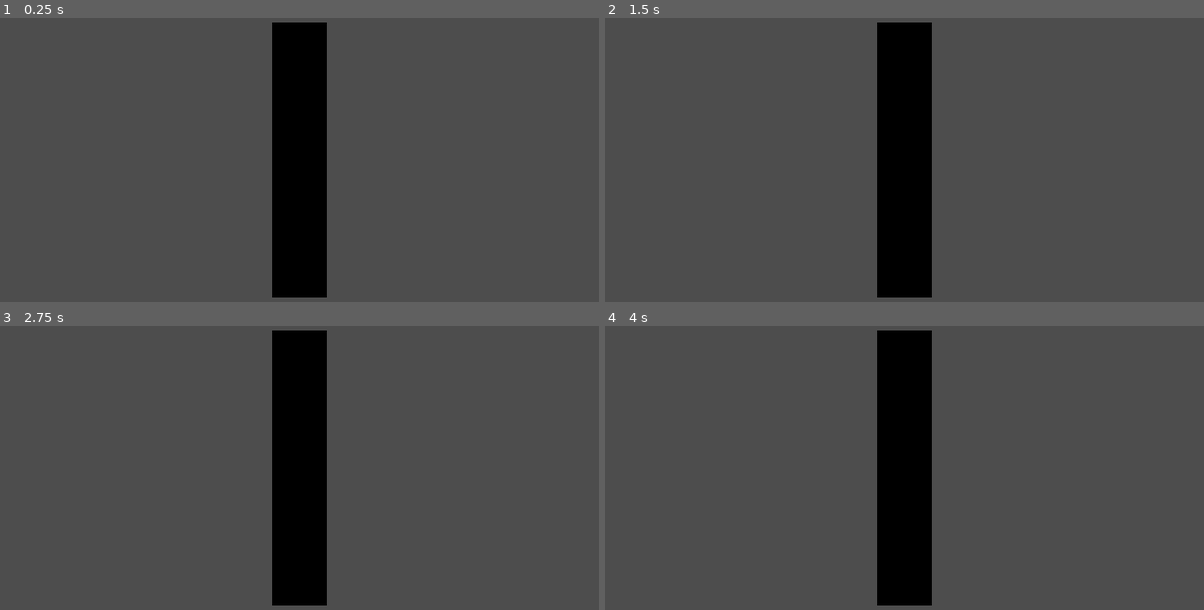
Above: before the commit, frames 1-4 (two rows, left to right).
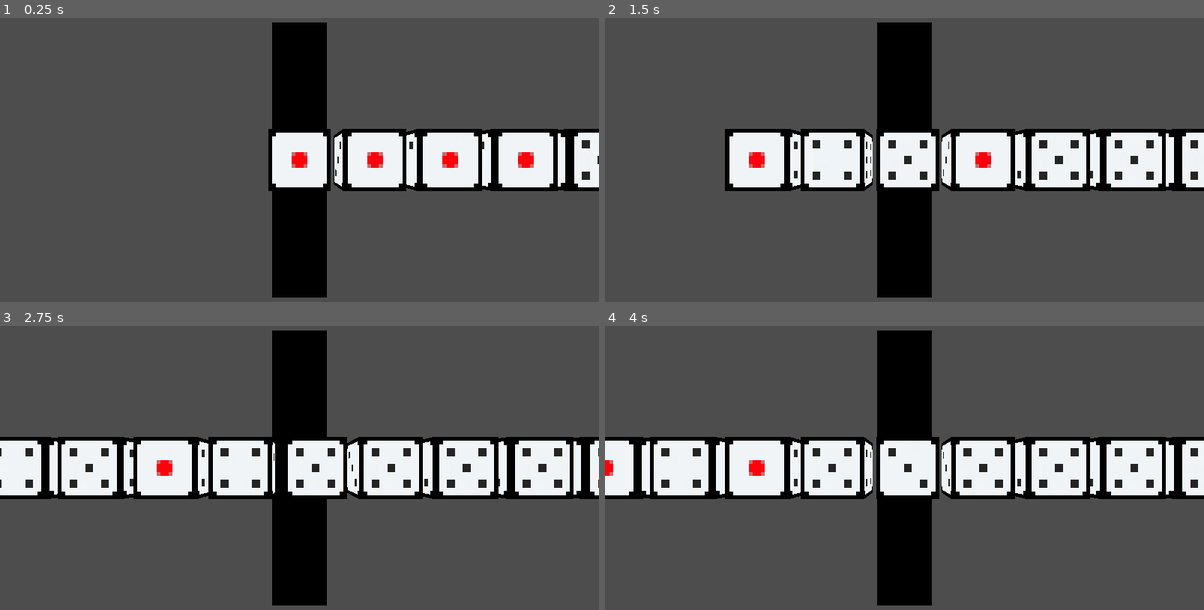
Above: after the commit, the same moments.

Repository: Yiulun-But/DiceShooter
Game: Godot game, scene res://game.tscn
Same seed, same stepped clock (60 frames per second), same inputs: the game is played once before the commit and once after it.
Inputs:
- Up to frame 1 (0.25 s): no input
- Up to frame 2 (1.5 s): tap Enter at 0.5 s; hold D (right) 0.53-1.28 s; hold S (down) from 1.28 s (still down)
- Up to frame 3 (2.75 s): release S (down) at 2.03 s; hold D (right) from 2.03 s (still down)
- Up to frame 4 (4 s): release D (right) at 2.78 s; hold W (up) 2.78-3.53 s; hold A (left) from 3.53 s (still down)

The runs differ from the first frame. In frame 1, 12% of the frame differs, in the area x 44-100%, y 39-61%; in frame 2, 17%; in frame 3, 21%; in frame 4, 21%, in the area x 0-100%, y 39-61%.
Error before the commit: Invalid access to property or key 'audio' on a base object of type 'AudioStreamPlayer'. (res://bgm.gd:19)

Commit message:
fix bug playing audio before its loaded

Diff:
--- a/rythumdice/bgm.gd
+++ b/rythumdice/bgm.gd
@@ -12,13 +12,14 @@
 func _ready():
 	add_to_group("bgm")
 
+func _on_beat_timeout():
+	emit_signal("on_beat")
+
+func start_song():
 	beat_timer.wait_time = beat_length_s
 	beat_timer.one_shot = false
 	beat_timer.start()
 
-	var audio_stream = load(song.audio)
+	var audio_stream = load(audio)
 	song.stream = audio_stream
 	song.play()
-
-func _on_beat_timeout():
-	emit_signal("on_beat")
--- a/rythumdice/level_generator.gd
+++ b/rythumdice/level_generator.gd
@@ -37,6 +37,7 @@
 	bgm = get_tree().get_nodes_in_group("bgm")[0]
 	bgm.tempo = level.bpm
 	bgm.audio = level.audio
+	bgm.start_song()
 
 	# generate dice sequence
 	var prev_die = null
@@ -46,7 +47,7 @@
 
 		if prev_die != null: prev_die.next = die
 
-		die.spawn_face = level[i]
+		die.spawn_face = dice_sequence[i]
 		bgm.connect("on_beat", Callable(die, "_on_beat"))
 		add_child(die)
 
